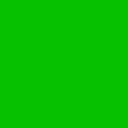
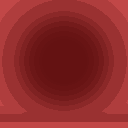
The second (128, 128) image is a revision of the first. Changes to its layers:
painted on "Background" over <box>0,0,128,128</box>
